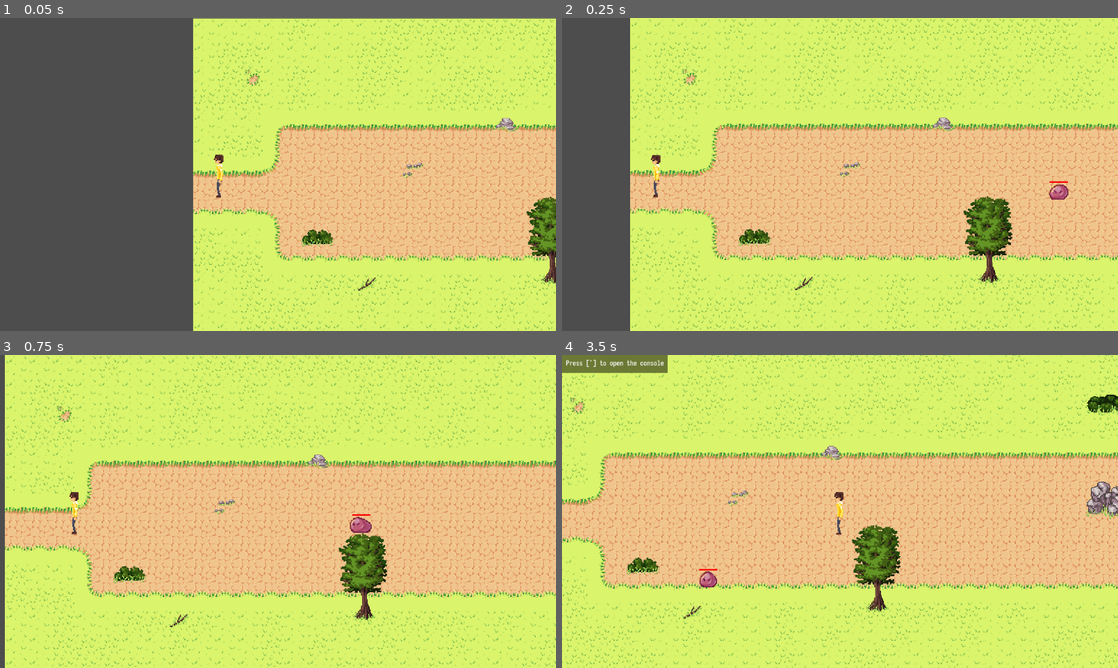
Above: before the commit, frames 1-4 (two rows, left to right).
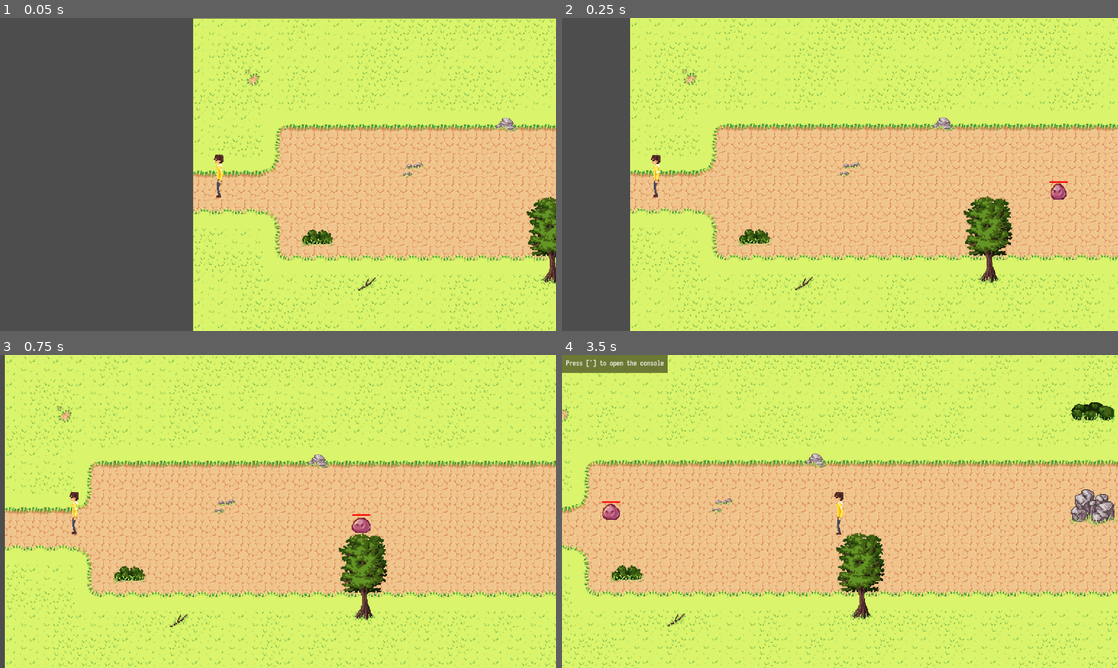
Above: after the commit, the same moments.

Repository: Kiwi-the-Cat/Untitled-Roguelike
Game: Godot game, scene res://level/level_3.tscn
Two runs of this game, one before a commit and one after it. Both use one fixed random seed, a clock stepped at 60 frames per second and the inputs below. This scene is started directly instead of the project's main scene.
Inputs (mouse positions are in pixels of both pictures, inside the frame that each line leads up to):
- Up to frame 1 (0.05 s): no input
- Up to frame 2 (0.25 s): no input
- Up to frame 3 (0.75 s): move the mouse to (400, 495) at 0.52 s; hold Right (ui_right) from 0.53 s (still down); click (400, 495) at 0.6 s
- Up to frame 4 (3.5 s): release Right (ui_right) at 1.25 s; drag from (728, 527) to (812, 574) at 1.27 s; move the mouse to (895, 442) at 2.02 s; hold Right (ui_right) 2.03-2.75 s; click (895, 442) at 2.1 s; drag from (812, 574) to (673, 464) at 2.77 s

Frame 1 is identical in both runs. In frame 2, less than 0.1% of the frame differs, in the area x 87-92%, y 52-58%; in frame 3, 0.1%; in frame 4, 26%, in the area x 0-100%, y 0-100%.

Commit message:
Improved enemy states and animations
Implemented "state" variable to keep track of states and animations, enemy pauses to attack before retreating

Diff:
--- a/enemies/enemy.gd
+++ b/enemies/enemy.gd
@@ -1,12 +1,14 @@
 extends CharacterBody2D
 
 @onready var player = get_parent().get_node("Player")
+@onready var sprite = $AnimatedSprite2D
 
 #Combat variables
 @export var health:int = 20
 @onready var attackTimer:Timer = $Hitbox/AttackTimer
+@onready var retreatTimer:Timer = $Hitbox/RetreatTimer
 var attacking:bool = true
-var dying = false
+var state:String = "idle"
 
 #Movement Variables
 @onready var navAgent = $NavigationAgent2D
@@ -16,21 +18,17 @@
 var nextPos:Vector2
 
 func _process(_delta):
-	#Animations
-	if(attacking):
-		$AnimatedSprite2D.play("attack")
+	sprite.play(state)
+
+	$HealthBar.value = health
+	if(player != null && state != "death"):
+		move()
+
+	#Checks for dying
+	if(sprite.animation == "death" && sprite.frame == 4):
+		self.free()
 	elif(health <= 0):
-		$AnimatedSprite2D.play("death")
-		dying = true
-	else:
-		$AnimatedSprite2D.play("idle")
-
-	#Other updates
-	$HealthBar.value = health
-	if(player != null && !dying):
-		move()
-	else:
-		attacking = false
+		state = "death"
 
 func move():
 	target = Vector2(player.position.x, player.position.y)
@@ -40,18 +38,21 @@
 	nextPos = navAgent.get_next_path_position()
 	velocity = (nextPos - currentPos).normalized() * speed
 
-	if(!attacking): #Prevents enemy from repeatedly hitting player
+	if(state == "attack"):
+		velocity *= 0
+	elif(!attacking): #Prevents enemy from repeatedly hitting player
 		velocity *= -1
 
 	move_and_slide()
+
+func _on_retreat_timer_timeout():
+	state = "idle"
 
 func _on_attack_timer_timeout():
 	attacking = true
 
 func _on_hitbox_area_entered(_area):
+	retreatTimer.start(0.5)
+	attackTimer.start(1.5)
 	attacking = false
-	attackTimer.start(1)
-
-func _on_animated_sprite_2d_animation_changed():
-	if(dying):
-		self.queue_free()
+	state = "attack"
--- a/enemies/enemy.tscn
+++ b/enemies/enemy.tscn
@@ -78,23 +78,23 @@
 animations = [{
 "frames": [{
 "duration": 1.0,
-"texture": SubResource("AtlasTexture_0u2e0")
-}, {
-"duration": 1.0,
-"texture": SubResource("AtlasTexture_v26se")
-}, {
-"duration": 1.0,
-"texture": SubResource("AtlasTexture_00g6x")
-}, {
-"duration": 1.0,
-"texture": SubResource("AtlasTexture_ecnk0")
-}, {
-"duration": 1.0,
-"texture": SubResource("AtlasTexture_08g25")
+"texture": SubResource("AtlasTexture_gx4ww")
+}, {
+"duration": 1.0,
+"texture": SubResource("AtlasTexture_cuy38")
+}, {
+"duration": 1.0,
+"texture": SubResource("AtlasTexture_ho1uu")
+}, {
+"duration": 1.0,
+"texture": SubResource("AtlasTexture_akpjq")
+}, {
+"duration": 1.0,
+"texture": SubResource("AtlasTexture_f7xiw")
 }],
 "loop": true,
 "name": &"attack",
-"speed": 5.0
+"speed": 10.0
 }, {
 "frames": [{
 "duration": 1.0,
@@ -162,7 +162,6 @@
 corner_radius_bottom_left = 10
 
 [node name="Enemy" type="CharacterBody2D"]
-position = Vector2(200, 200)
 collision_layer = 5
 collision_mask = 5
 script = ExtResource("1_hlivd")
@@ -170,7 +169,8 @@
 [node name="AnimatedSprite2D" type="AnimatedSprite2D" parent="."]
 scale = Vector2(6, 6)
 sprite_frames = SubResource("SpriteFrames_iml0o")
-animation = &"death"
+animation = &"attack"
+frame_progress = 0.231193
 
 [node name="Hitbox" type="Area2D" parent="."]
 collision_layer = 2
@@ -181,6 +181,8 @@
 debug_color = Color(0, 0.6, 0.701961, 0.419608)
 
 [node name="AttackTimer" type="Timer" parent="Hitbox"]
+
+[node name="RetreatTimer" type="Timer" parent="Hitbox"]
 
 [node name="Hurtbox" type="CollisionShape2D" parent="."]
 shape = SubResource("CircleShape2D_6kusr")
@@ -197,6 +199,6 @@
 rounded = true
 show_percentage = false
 
-[connection signal="animation_changed" from="AnimatedSprite2D" to="." method="_on_animated_sprite_2d_animation_changed"]
 [connection signal="area_entered" from="Hitbox" to="." method="_on_hitbox_area_entered"]
 [connection signal="timeout" from="Hitbox/AttackTimer" to="." method="_on_attack_timer_timeout"]
+[connection signal="timeout" from="Hitbox/RetreatTimer" to="." method="_on_retreat_timer_timeout"]
Not shown: 1 places in enemies/enemy.tscn that only renumber resources
